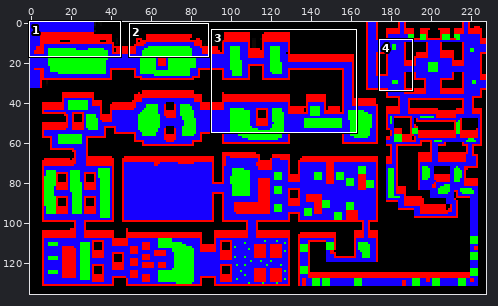
Sprite sheet, stored at data/map1_hit.png. The picture above shows the old version from afar; the outline marks the close-up.
Close-up. As it was:
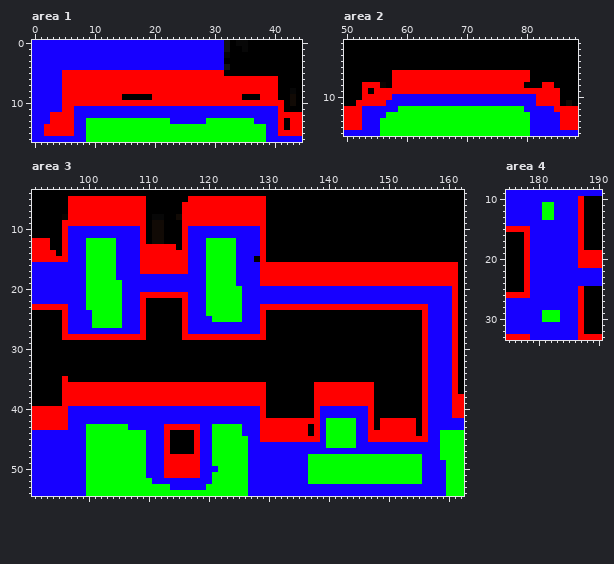
The file is 228x136 pixels. Colours within 5 levels of each other are drawn and written as one. Shown: area 1: x 0..44, y 0..16; area 2: x 50..88, y 1..16; area 3: x 91..162, y 4..54; area 4: x 175..190, y 9..33. The commit also changed other parts of the picture, which this record leaves out.
Once edited:
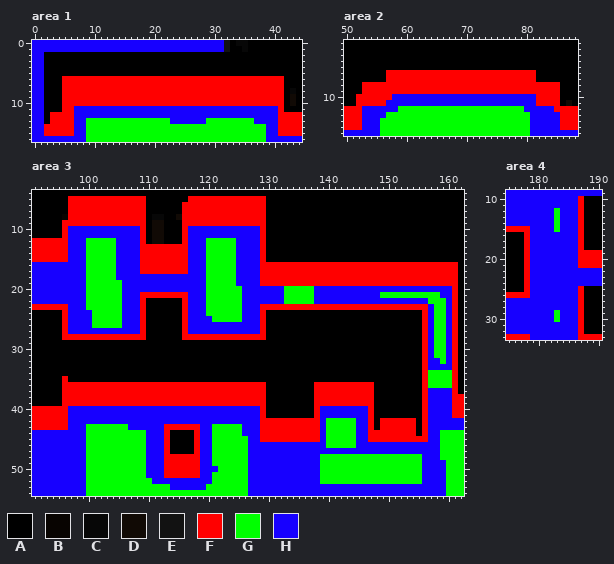
Palette (. is transparent): A #000000  B #080401  C #070707  D #110a05  E #121212  F #ff0000  G #00ff00  H #1700ff
Diff:
Area 1:
Colour C becomes colour A in row 2 at x 32.
Colour E becomes colour A in row 4 at x 32.
Colour F becomes colour A in row 5 at x 5 to 31.
Colour H becomes colour A in rows 2 to 4 at x 2 to 31; in rows 5 to 11 at x 2 to 4; in rows 12 to 13 at x 2.
Colour A becomes colour F in rows 6 to 8 at x 41; in row 9 at x 15 to 19, 35 to 37 and 41; in rows 13 to 14 at x 42.
Area 2:
Colour A becomes colour F in rows 6 to 7 at x 57 and 81; in row 8 at x 57, 80 to 82 and 85; in row 9 at x 54; in row 10 at x 52.
Colour B becomes colour F in row 8 at x 56.
Area 3:
Colour A becomes colour F in row 12 at x 94 to 95; in row 13 at x 94 to 95 and 115; in row 14 at x 95; in rows 43 to 44 at x 137.
Colour H becomes colour G in row 20 at x 133 to 137; in row 21 at x 133 to 137 and 149 to 158; in row 22 at x 133 to 137 and 157 to 159; in rows 23 to 31 at x 158 to 159; in row 32 at x 159; in rows 34 to 36 at x 157 to 160.
Colour A becomes colour H in row 15 at x 128.
Colour G becomes colour H in rows 48 to 52 at x 137 to 138.
Area 4:
Colour H becomes colour G in rows 12 to 15 at x 183.
Colour G becomes colour H in rows 11 to 13 at x 181 to 182; in rows 29 to 30 at x 181 to 182.
